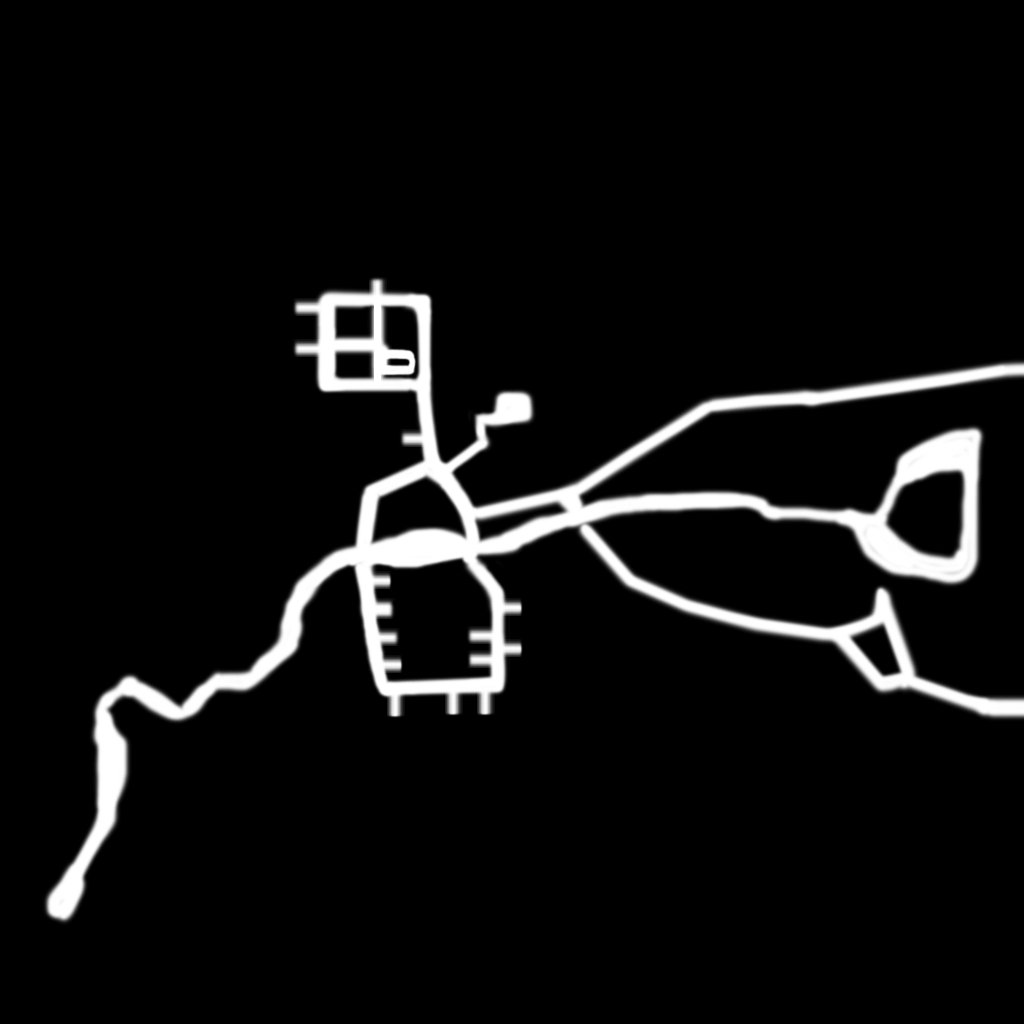
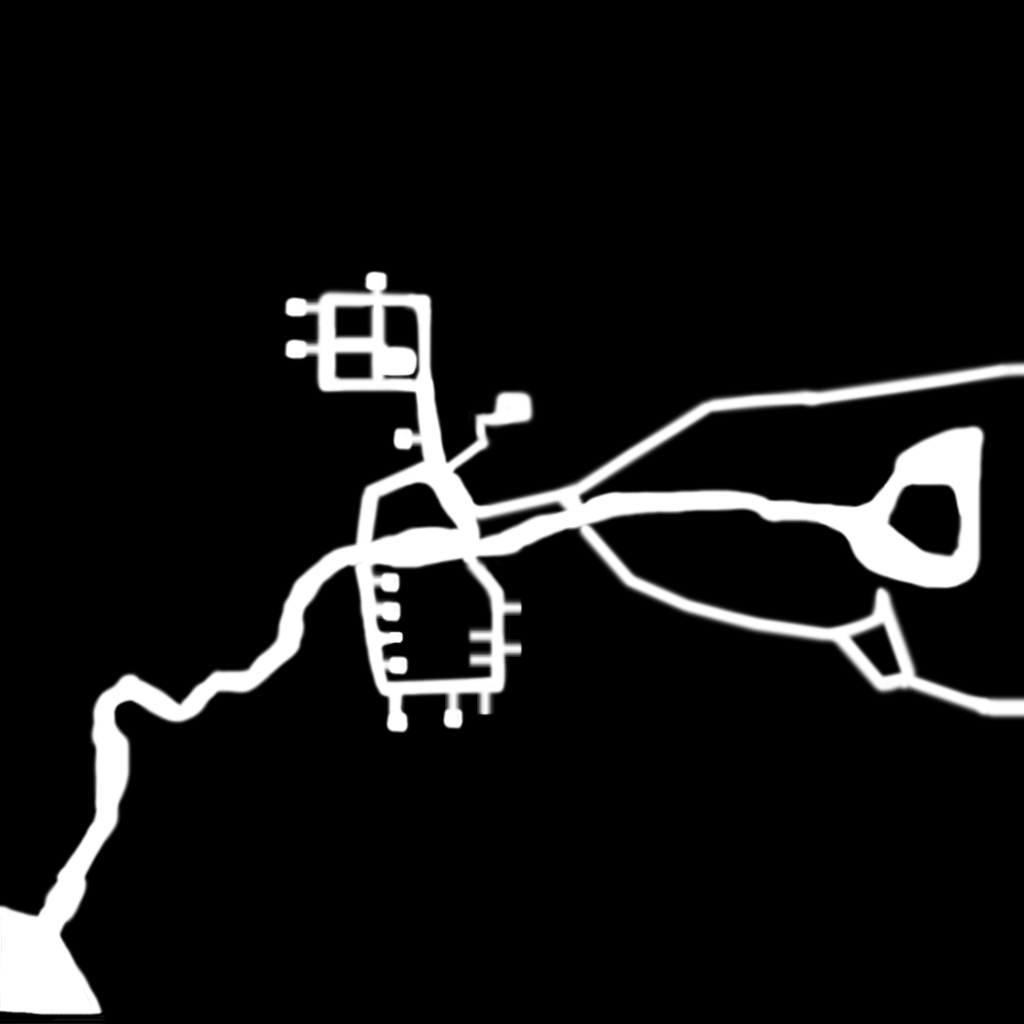
Layer changes from the first 1024x1024 image to the second:
added layer "Layer 11 copy 6" above "Layer 11 copy 8" over left=387, top=631, right=404, bottom=644
added layer "Layer 11 copy 8" above "Layer 11 copy 7" over left=385, top=693, right=410, bottom=734
added layer "Layer 11 copy 7" above "Layer 11 copy 5" over left=387, top=655, right=410, bottom=676
added layer "Layer 11 copy 5" above "Layer 11 copy 9" over left=380, top=600, right=403, bottom=623
added layer "Layer 11 copy 9" above "Layer 11 copy 4" over left=442, top=707, right=465, bottom=730
added layer "Layer 11 copy 4" above "Layer 11 copy 3" over left=379, top=571, right=402, bottom=594
added layer "Layer 11 copy 3" above "Layer 11 copy 2" over left=392, top=426, right=414, bottom=452
added layer "Layer 11 copy 2" above "Layer 11 copy" over left=363, top=270, right=389, bottom=292
added layer "Layer 11 copy" above "Layer 11" over left=283, top=338, right=309, bottom=361
added layer "Layer 11" above "Layer 10" over left=283, top=296, right=309, bottom=319
added layer "Layer 10" above "lake" over left=0, top=895, right=106, bottom=1024
painted on "lake" over left=42, top=297, right=987, bottom=926
painted on "Layer 5 copy 8" over left=376, top=627, right=402, bottom=650
